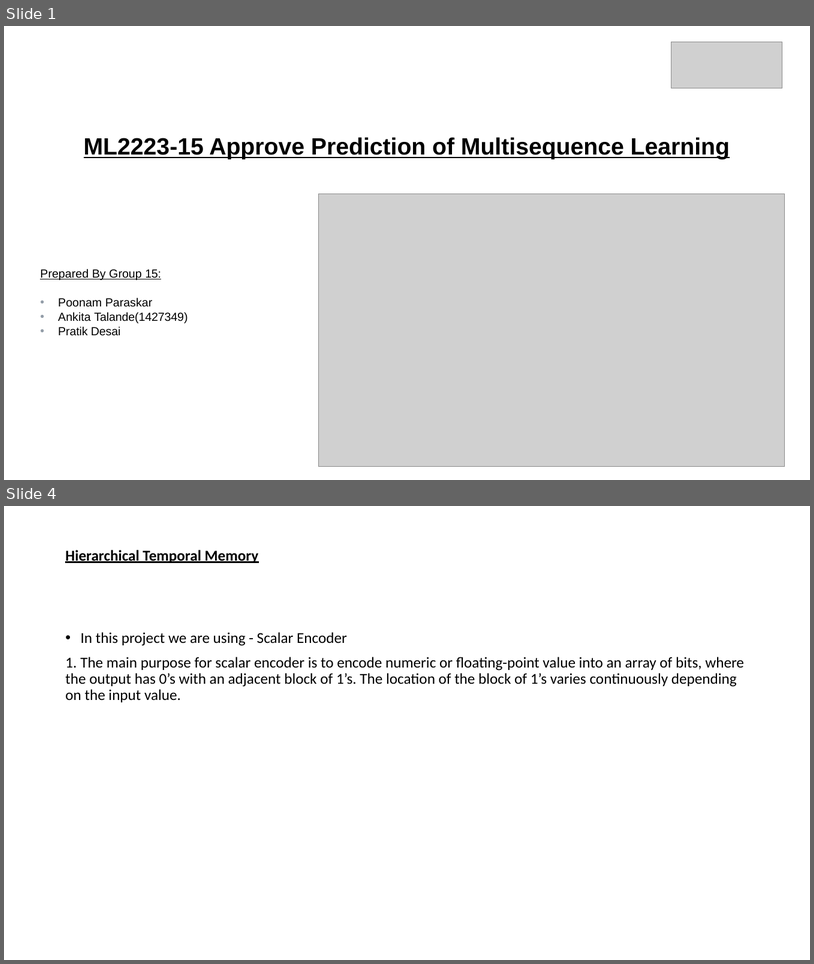
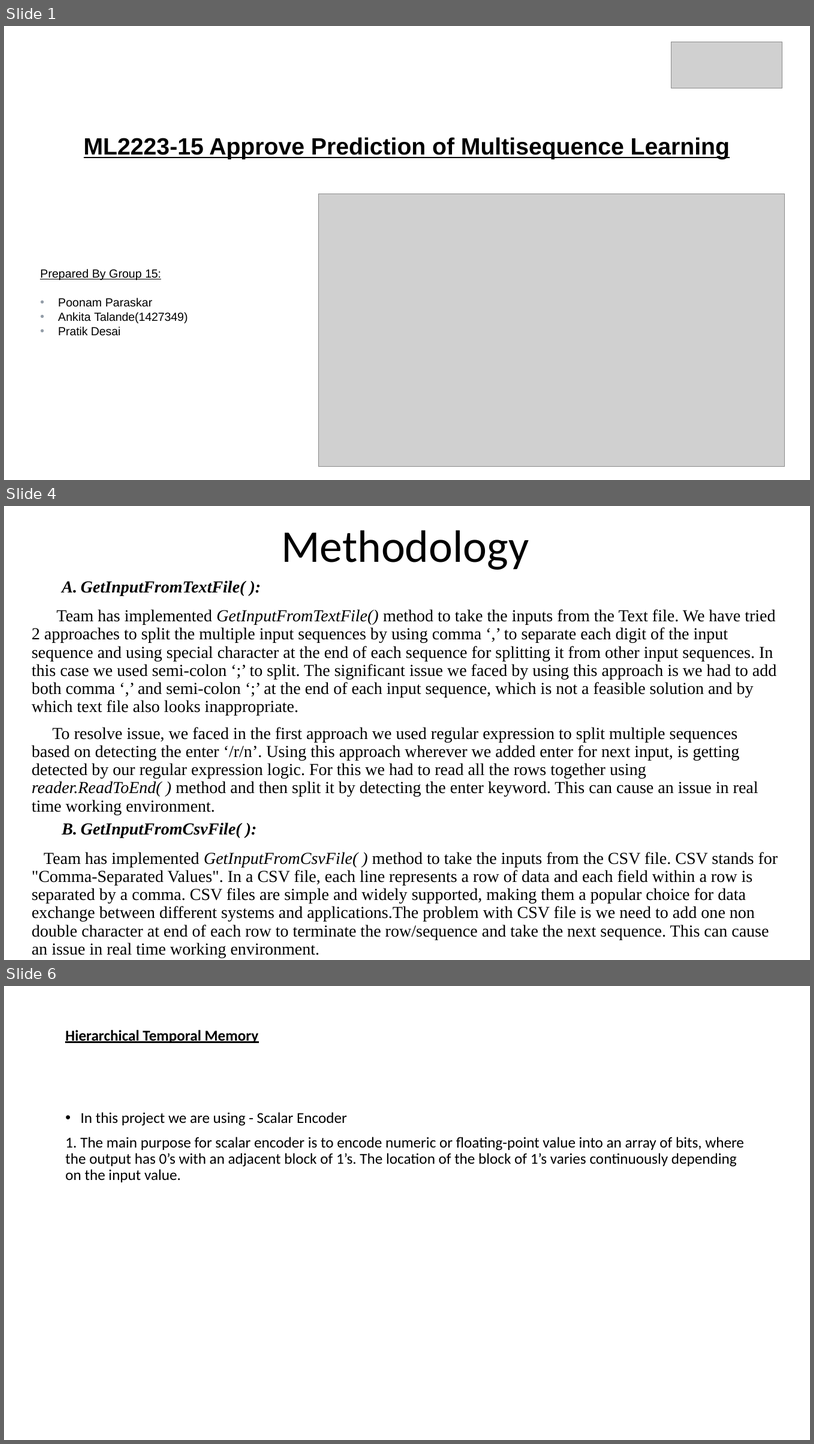
Before and after one commit to ddobric/neocortexapi, a slide deck: source/MultiSequenceLearning_Team_MSL/Documentation/ML2223_15 Approve Prediction of Multisequence Learning.pptx. Shown one above the other, each under a label of ours: slides 1 and 4 before the commit, slides 1, 4 and 6 after it; the slides between them are not shown. The pictures are 814x964 and 814x1444 pixels, drawn with LibreOffice and Linux fonts; fonts in the diff are those of the drawing; grey boxes stand for pictures. Boxes give left, top, right and bottom in pixels: in the first picture for what was removed or moved away, otherwise in the second. Text is boxed around its words. In the diff, an @@ line names an element or a change of style, - is before the commit and + after.

Commit message:
PPTX file updated

```diff
--- a/source/MultiSequenceLearning_Team_MSL/Documentation/ML2223_15 Approve Prediction of Multisequence Learning.pptx
+++ b/source/MultiSequenceLearning_Team_MSL/Documentation/ML2223_15 Approve Prediction of Multisequence Learning.pptx
@@ slide 4 added at (x1=4, y1=506, x2=810, y2=960), background #FFFFFF @@
@@ title added at (x1=281, y1=530, x2=529, y2=570), 54 pt, text #000000 @@
+Methodology
@@ subtitle added at (x1=32, y1=580, x2=779, y2=957), 20 pt, text #000000 @@
+  A. GetInputFromTextFile( ):
+Team has implemented GetInputFromTextFile() method to take the inputs from the Text file. We have tried 2 approaches to split the multiple input sequences by using comma ‘,’ to separate each digit of the input sequence and using special character at the end of each sequence for splitting it from other input sequences. In this case we used semi-colon ‘;’ to split. The significant issue we faced by using this approach is we had to add both comma ‘,’ and semi-colon ‘;’ at the end of each input sequence, which is not a feasible solution and by which text file also looks inappropriate.
+To resolve issue, we faced in the first approach we used regular expression to split multiple sequences based on detecting the enter ‘/r/n’. Using this approach wherever we added enter for next input, is getting detected by our regular expression logic. For this we had to read all the rows together using reader.ReadToEnd( ) method and then split it by detecting the enter keyword. This can cause an issue in real time working environment.
+  A. GetInputFromCsvFile( ):
+Team has implemented GetInputFromCsvFile( ) method to take the inputs from the CSV file. CSV stands for "Comma-Separated Values". In a CSV file, each line represents a row of data and each field within a row is separated by a comma. CSV files are simple and widely supported, making them a popular choice for data exchange between different systems and applications.The problem with CSV file is we need to add one non double character at end of each row to terminate the row/sequence and take the next sequence. This can cause an issue in real time working environment.
@@ what was slide 4 is now slide 6 @@
```
Also in this commit, not shown: 4 other slides added, 2 slides removed.
